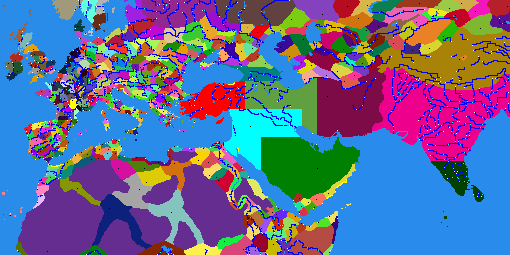
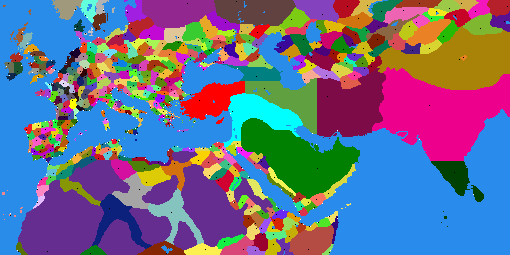
Layers edited between the first and the second (510, 255) image:
hid "map_features_transparent", painted on it over [3, 0, 510, 255]
painted on "map_regions" over [226, 93, 306, 199]
